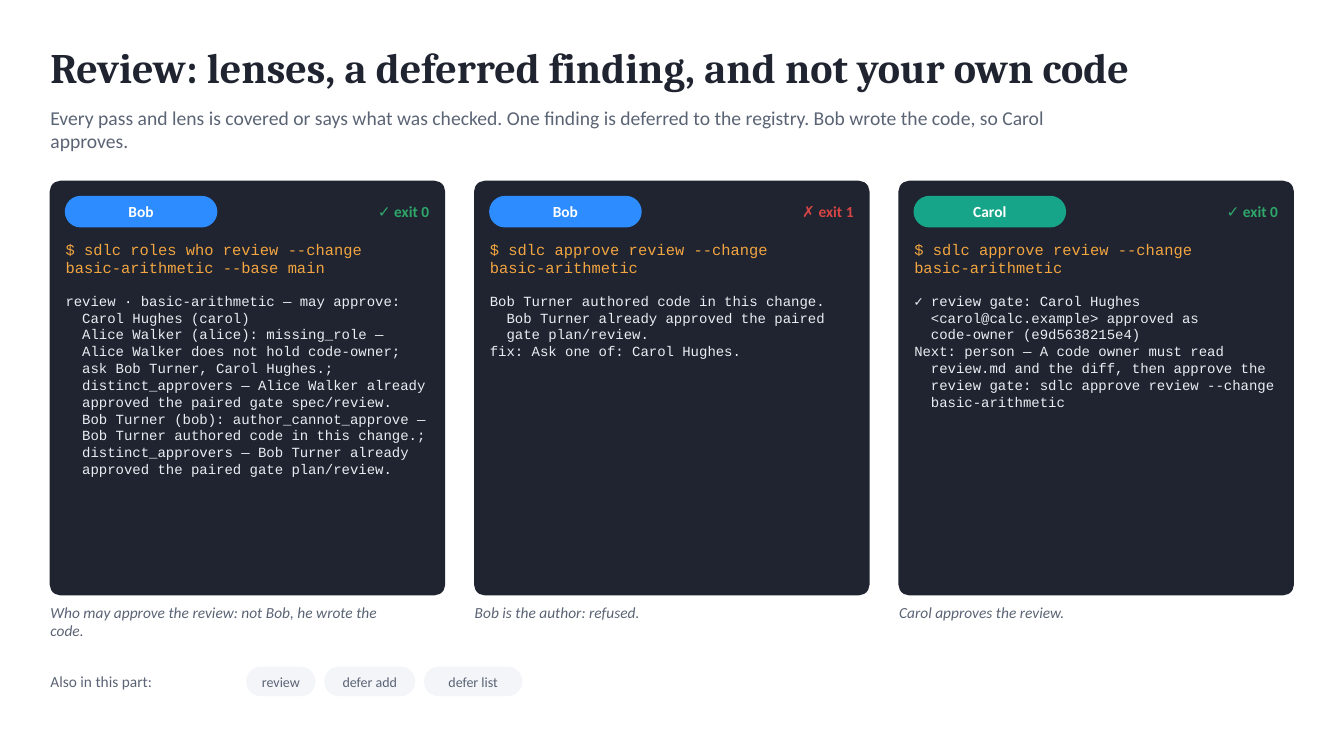
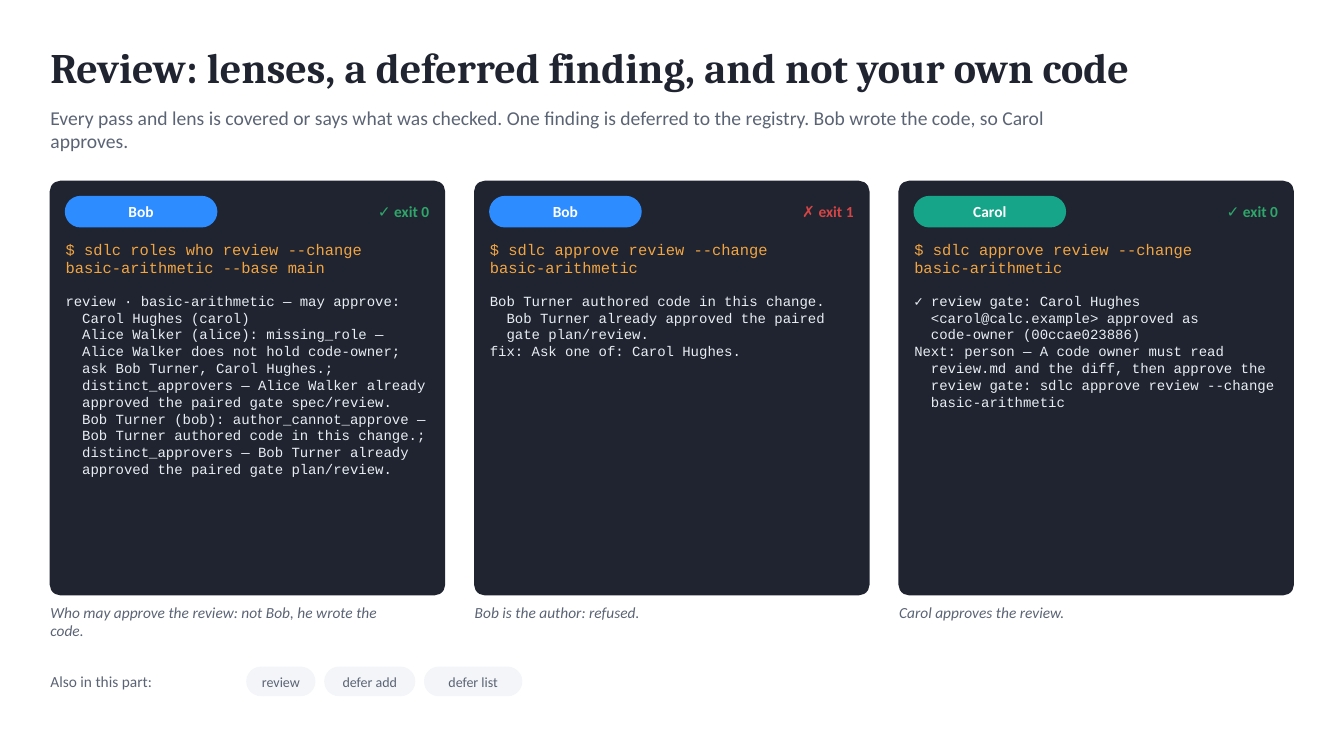
Before and after one commit to marin-ai-tech/sdlc, a slide deck: slide 12 of docs/demo/sdlc-calculator-demo.en.pptx. Drawn at 1344x756 pixels with LibreOffice and Linux fonts; fonts in the diff are those of the drawing. Boxes give left, top, right and bottom in pixels: in the first picture for what was removed or moved away, otherwise in the second. Text is boxed around its words. In the diff, an @@ line names an element or a change of style, - is before the commit and + after.

```diff
--- a/docs/demo/sdlc-calculator-demo.en.pptx
+++ b/docs/demo/sdlc-calculator-demo.en.pptx
@@ text at (x1=931, y1=329, x2=1140, y2=342): text changed @@
-code-owner (e9d5638215e4)
+code-owner (00ccae023886)
```
Also in this commit, not shown: 3 other slides changed, 31 other files.
